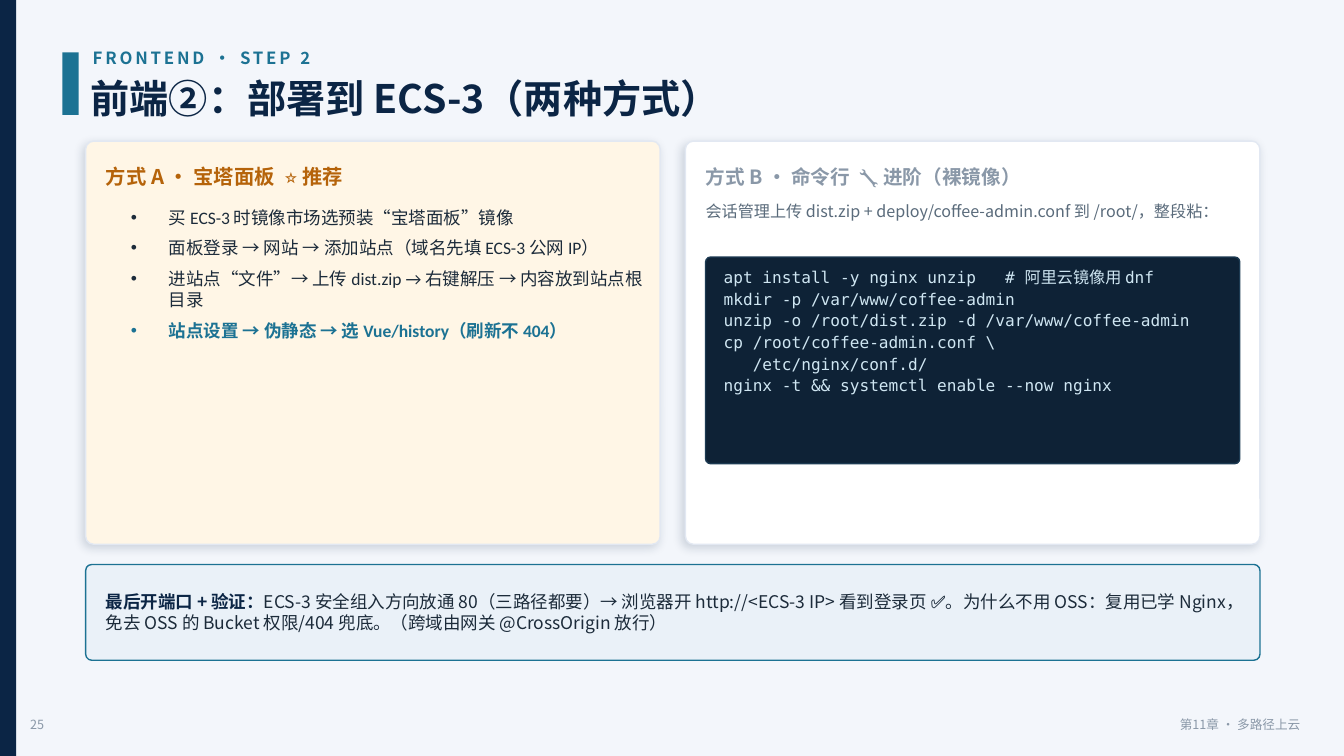
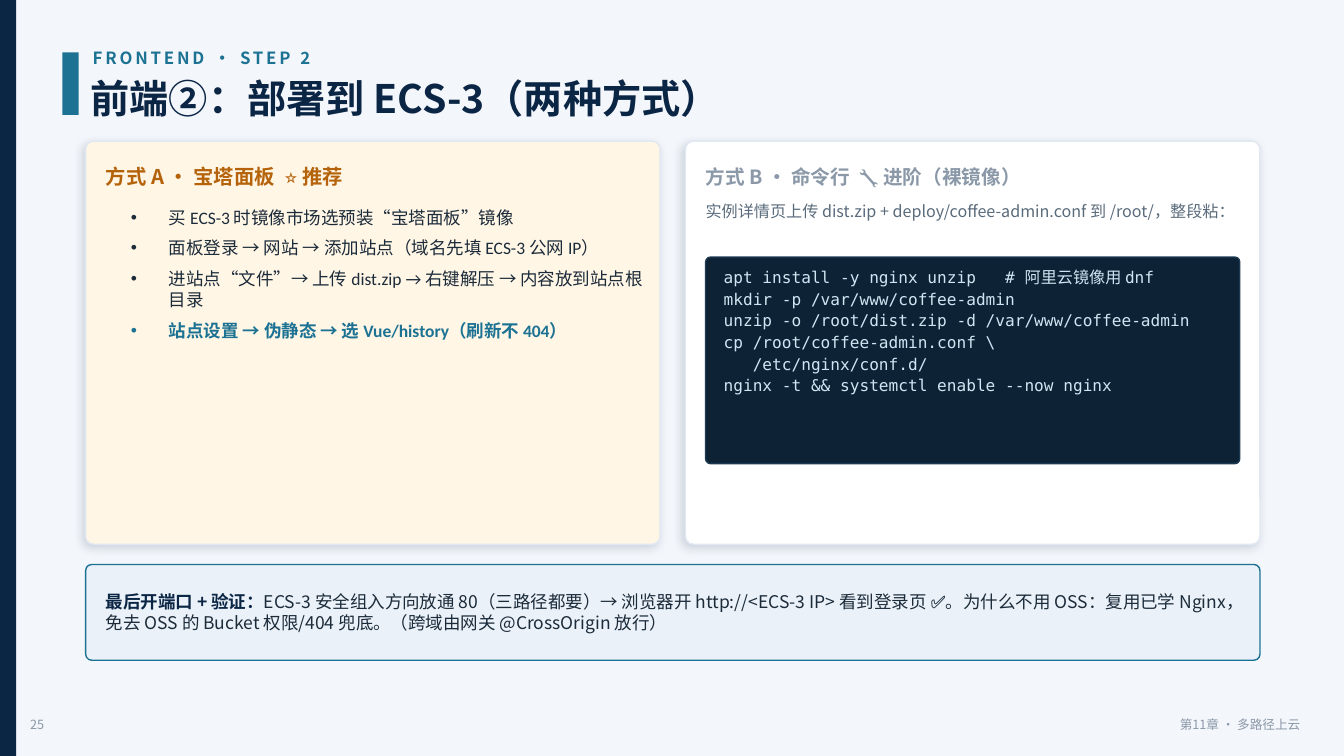
Before and after one commit to coffeeliuwei/cloudnativeapp, a slide deck: slide 26 of deck/第11章-上云部署-课件.pptx. Drawn at 1344x756 pixels with LibreOffice and Linux fonts; fonts in the diff are those of the drawing. Boxes give left, top, right and bottom in pixels: in the first picture for what was removed or moved away, otherwise in the second. Text is boxed around its words. In the diff, an @@ line names an element or a change of style, - is before the commit and + after.

```diff
--- a/deck/第11章-上云部署-课件.pptx
+++ b/deck/第11章-上云部署-课件.pptx
@@ text at (x1=706, y1=203, x2=1235, y2=221): text changed @@
-会话管理上传 dist.zip + deploy/coffee-admin.conf 到 /root/，整段粘：
+实例详情页上传 dist.zip + deploy/coffee-admin.conf 到 /root/，整段粘：
```
Also in this commit, not shown: 16 other slides changed, 3 other files.
